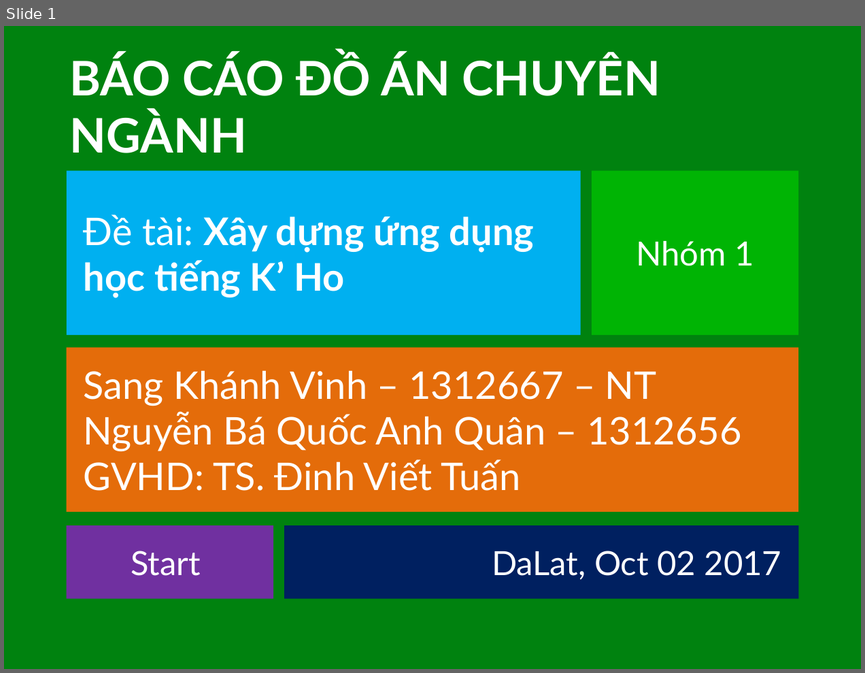
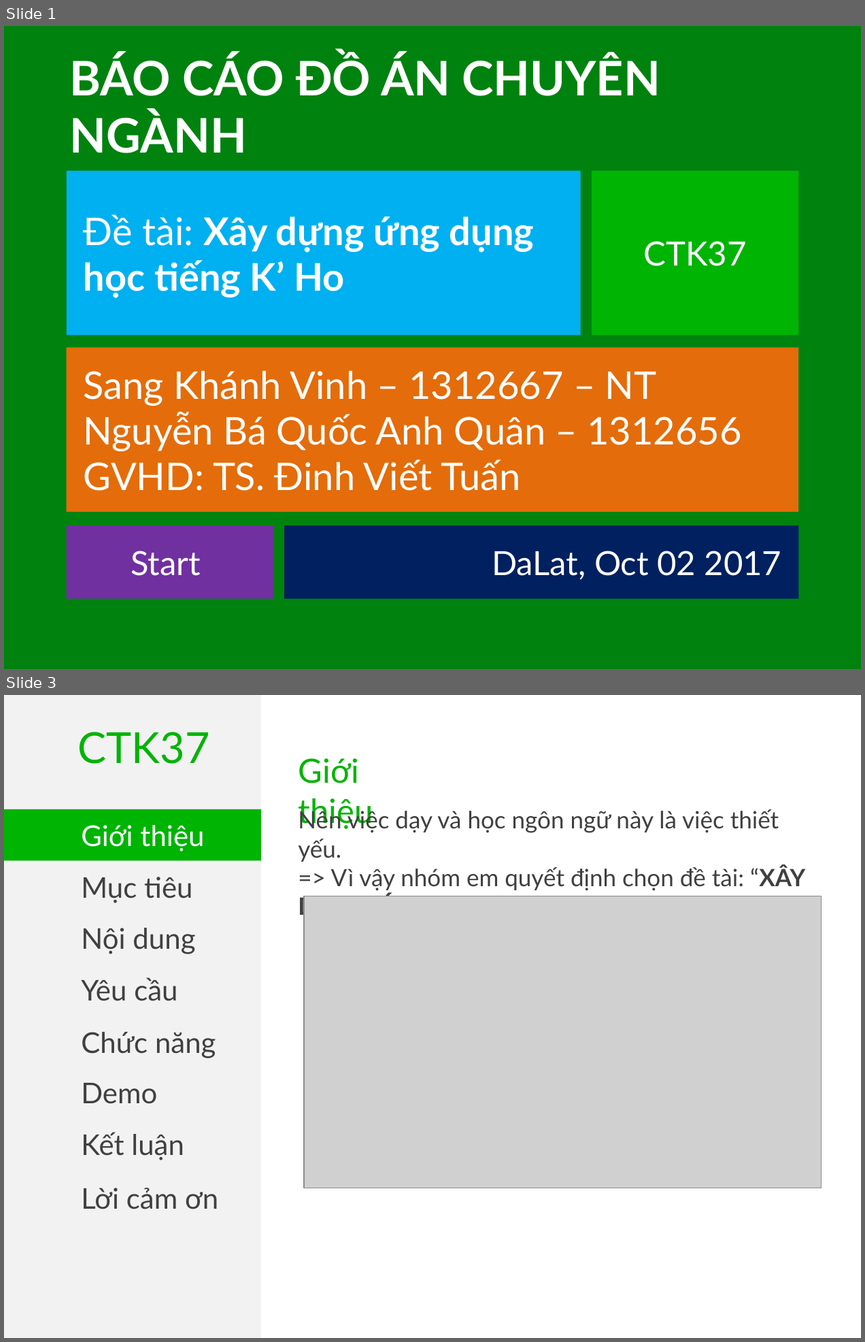
Before and after one commit to khanhvinhit/Do-An, a slide deck: THESIS/BaoCaov1.pptx. Shown one above the other, each under a label of ours: slide 1 before the commit, slides 1 and 3 after it; the slides between them are not shown. The pictures are 865x673 and 865x1342 pixels, drawn with LibreOffice and Linux fonts; fonts in the diff are those of the drawing; grey boxes stand for pictures. Boxes give left, top, right and bottom in pixels: in the first picture for what was removed or moved away, otherwise in the second. Text is boxed around its words. In the diff, an @@ line names an element or a change of style, - is before the commit and + after.

```diff
--- a/THESIS/BaoCaov1.pptx
+++ b/THESIS/BaoCaov1.pptx
@@ slide 3 added at [4, 695, 861, 1338], background #FFFFFF @@
@@ rectangle added at [4, 695, 261, 1338], fill #F2F2F2 @@
@@ text added at [78, 732, 210, 764], 36 pt, text #00B404 @@
+CTK37
@@ text added at [298, 758, 373, 829], 28 pt, text #00B404 @@
+Giới thiệu
@@ rectangle added at [4, 809, 261, 860], fill #00B404, 24 pt, text #FFFFFF @@
+Giới thiệu
@@ text added at [298, 808, 805, 896], 20 pt, text #404040 @@
+Nên việc dạy và học ngôn ngữ này là việc thiết yếu.
+=> Vì vậy nhóm em quyết định chọn đề tài: “XÂY DỰNG ỨNG DỤNG HỌC K’HO”.
@@ rectangle added at [4, 860, 261, 912], fill #F2F2F2, 24 pt, text #404040 @@
+Mục tiêu
@@ picture added at [304, 896, 821, 1187] @@
@@ text added at [81, 928, 195, 954], 24 pt, text #404040 @@
+Nội dung
@@ text added at [81, 977, 177, 1001], 24 pt, text #404040 @@
+Yêu cầu
@@ text added at [81, 1032, 216, 1058], 24 pt, text #404040 @@
+Chức năng
@@ text added at [81, 1083, 157, 1104], 24 pt, text #404040 @@
+Demo
@@ text added at [81, 1132, 184, 1160], 24 pt, text #404040 @@
+Kết luận
@@ text added at [81, 1187, 218, 1209], 24 pt, text #404040 @@
+Lời cảm ơn
@@ slide 1 changed as well @@
@@ text in rectangle at [644, 241, 747, 266]: text changed @@
-Nhóm 1
+CTK37
```
Also in this commit, not shown: 4 other slides changed, 22 other slides added, 2 other files.
